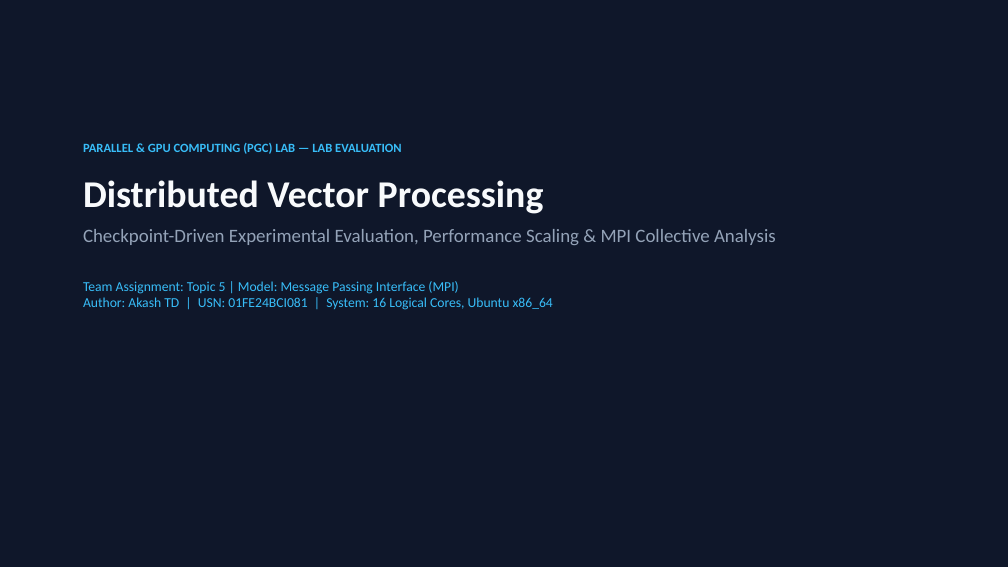
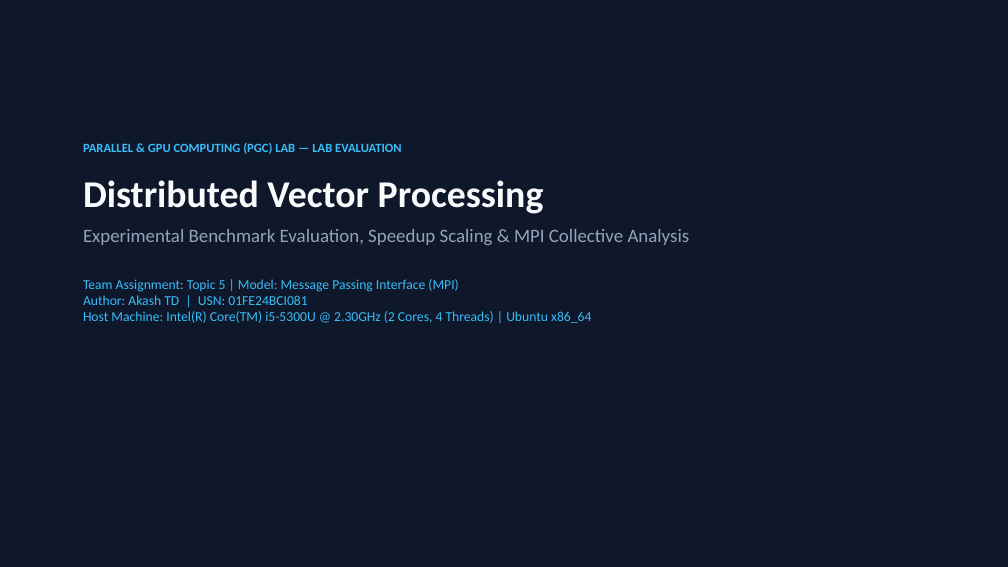
Before and after one commit to akaraj187/distributed-vector-processing-parallel-computing, a slide deck: slide 1 of presentation/Distributed_Vector_Processing_Lab_Evaluation.pptx. Drawn at 1008x567 pixels with LibreOffice and Linux fonts; fonts in the diff are those of the drawing. Boxes give left, top, right and bottom in pixels: in the first picture for what was removed or moved away, otherwise in the second. Text is boxed around its words. In the diff, an @@ line names an element or a change of style, - is before the commit and + after.

Commit message:
docs: add verified terminal output screenshots and align machine specs with actual Intel i5-5300U dual-core quad-thread hardware

```diff
--- a/presentation/Distributed_Vector_Processing_Lab_Evaluation.pptx
+++ b/presentation/Distributed_Vector_Processing_Lab_Evaluation.pptx
@@ text at (x1=83, y1=229, x2=690, y2=323): text changed @@
-Checkpoint-Driven Experimental Evaluation, Performance Scaling & MPI Collective Analysis
-Team Assignment: Topic 5 | Model: Message Passing Interface (MPI)
-Author: Akash TD | USN: 01FE24BCI081 | System: 16 Logical Cores, Ubuntu x86_64
+Experimental Benchmark Evaluation, Speedup Scaling & MPI Collective Analysis
+Team Assignment: Topic 5 | Model: Message Passing Interface (MPI)
+Author: Akash TD | USN: 01FE24BCI081
+Host Machine: Intel(R) Core(TM) i5-5300U @ 2.30GHz (2 Cores, 4 Threads) | Ubuntu x86_64
```
Also in this commit, not shown: 9 other slides changed, 1 slide added, 9 other files.
